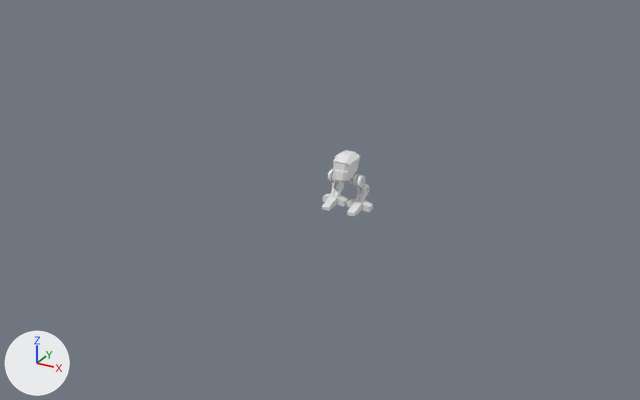
An edit to the Blender file blenderSkillBuilder-ModelingChallenges/mech-master.blend, drawn before and after from the same camera.
Camera for both pictures: a 50 mm lens placed at (33.8, -66.3, 29.2), pointed at (-1.2, -2.6, -2.7). Lighting does not change. The marker at lower left points along +X, +Y and +Z. The first picture is the older version.

The older version as bpy lines, for what is in view:
```python
ob_cube = bpy.data.objects.new('Cube', me_cube)
ob_cube.location = (0.0, 0.0, 0.0)
ob_cube_002 = bpy.data.objects.new('Cube.002', me_cube_002)
ob_cube_002.location = (1.28, 0.75, -2.01)
ob_cube_002.rotation_euler = (0.648, 0.0, 0.0)  # degrees (37, 0, 0)
ob_cube_002.scale = (0.105, 0.205, 0.738)
ob_cube_003 = bpy.data.objects.new('Cube.003', me_cube_003)
ob_cube_003.location = (1.28, 0.68, -3.18)
ob_cube_003.rotation_euler = (2.548, 0.0, 0.0)  # degrees (146, 0, 0)
ob_cube_003.scale = (1.0, 1.65, 1.43)
ob_cube_004 = bpy.data.objects.new('Cube.004', me_cube_004)
ob_cube_004.location = (1.29, -0.13, -4.02)
ob_cube_004.scale = (0.366, 0.366, 0.366)
ob_cube_005 = bpy.data.objects.new('Cube.005', me_cube_005)
ob_cube_005.location = (1.94, 0.52, -4.02)
ob_cube_005.rotation_euler = (0.0, 0.0, 1.571)  # degrees (0, 0, 90)
ob_cube_005.scale = (0.366, 0.366, 0.366)
ob_cube_006 = bpy.data.objects.new('Cube.006', me_cube_006)
ob_cube_006.location = (1.29, -0.87, -4.02)
ob_cube_006.scale = (0.366, 0.366, 0.366)
ob_cylinder = bpy.data.objects.new('Cylinder', me_cylinder)
ob_cylinder.location = (0.0, 0.24, -1.38)
ob_cylinder_001 = bpy.data.objects.new('Cylinder.001', me_cylinder_002)
ob_cylinder_001.location = (1.31, 1.12, -2.57)
```
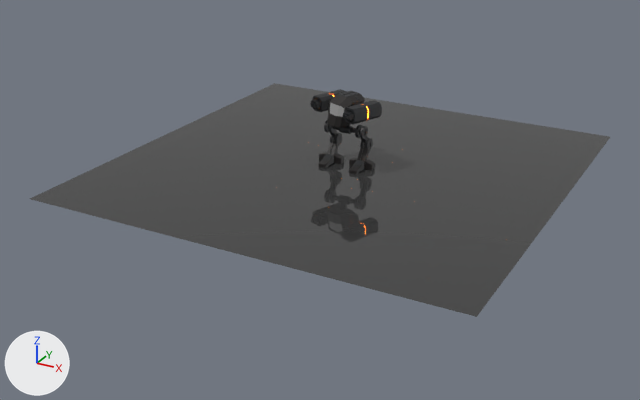
Location of each change, (x1, y1, x2, y2) in pixels of the pictures (640 x 400 px; the box of a moved part takes in the faces that stretch with it):
'Plane', added
    after: (30, 83, 610, 317)
'Cube', reshaped, moved, turned, rescaled
    before: (333, 150, 360, 181)
    after: (328, 91, 365, 128)
'Cube.007', added
    after: (310, 89, 382, 124)
'Cylinder', reshaped, moved (18% wider)
    before: (328, 169, 365, 188)
    after: (324, 119, 368, 139)
'Cube.005', reshaped, recoloured, moved (12% wider)
    before: (323, 193, 373, 212)
    after: (319, 152, 375, 170)
'Cube.003', reshaped, moved, recoloured
    before: (330, 186, 367, 203)
    after: (327, 139, 370, 164)
'Cylinder.001', reshaped, moved (16% wider, 12% taller)
    before: (332, 180, 369, 196)
    after: (330, 132, 373, 150)
'Cube.006', reshaped, recoloured, moved (16% wider)
    before: (322, 201, 358, 216)
    after: (319, 159, 361, 174)
'Cube.004', reshaped, moved (14% wider)
    before: (326, 196, 362, 213)
    after: (323, 154, 364, 172)
'Cube.002', reshaped, moved (not visible before)
    after: (330, 131, 368, 144)
part 1 of me_cube, built on
    before: (333, 151, 360, 181)
    after: (328, 94, 365, 128)
part 2 of me_cube, recoloured
    before: (333, 155, 355, 172)
    after: (328, 94, 354, 117)
part 3 of me_cube, recoloured
    before: (339, 150, 355, 157)
    after: (338, 91, 360, 97)
part 4 of me_cylinder, moved or reshaped
    before: (328, 169, 364, 188)
    after: (324, 119, 368, 139)
part 5 of me_cylinder, recoloured
    before: (328, 169, 365, 188)
    after: (329, 125, 365, 138)
part 6 of me_cylinder, recoloured
    before: (332, 172, 358, 187)

The change, as a list of edits to the scene's bpy script:
```text
Change me_cube:
    remove me_cube.from_pydata(...)  # 35 vertices, 29 faces; spans x 0.0..1.0, y -1.28..1.0, z -1.0..1.05
    add me_cube.from_pydata(...)  # 54 vertices, 47 faces; spans x 0.0..1.0, y -1.26..1.0, z -1.0..1.05
    me_cube part 1
    9 vertices are removed from x 0.0..1.0, y -1.28..1.0, z -1.0..0.7
    13 faces are deleted
    28 vertices are added at x 0.0..1.0, y -1.26..1.0, z -1.0..0.95
    5 new faces join them, mat_dark_blue (black #1e2023)
    26 new faces join them, mat_dark_brown (black #1e1b1a)
    me_cube part 2: 9 faces spanning x 0.0..1.0, y -1.14..1.0, z -0.22..1.0 switch from mat_material (white #e7e7e7) to mat_dark_brown (black #1e1b1a)
    me_cube part 3: 5 faces spanning x 0.0..0.5, y -0.27..1.0, z 1.0..1.05 switch from mat_material (white #e7e7e7) to mat_dark_blue (black #1e2023)
    add me_cube.materials.append(mat_glass)  # white #e7e7e7
Change me_cylinder:
    remove me_cylinder.from_pydata(...)  # 240 vertices, 221 faces; spans x 0.0..1.62, y -0.57..0.57, z -0.57..0.57
    add me_cylinder.from_pydata(...)  # 320 vertices, 301 faces; spans x 0.0..1.87, y -0.57..0.57, z -0.57..0.57
    me_cylinder part 4: 180 vertices moved from x 0.95..1.62, y -0.57..0.57, z -0.57..0.57 to x 0.82..1.77, y -0.57..0.57, z -0.57..0.57; 80 vertices added at x 1.64..1.87, y -0.57..0.57, z -0.57..0.57
    me_cylinder part 5: 181 faces spanning x 0.0..1.77, y -0.57..0.57, z -0.57..0.57 switch from no material to mat_dark_blue (black #1e2023)
    me_cylinder part 6: 20 faces spanning x 0.82..0.89, y -0.17..0.17, z -0.17..0.17 switch from no material to mat_dark_brown (black #1e1b1a)
Change me_cube_003:
    where me_cube_003.from_pydata(...)  # 16 vertices, 14 faces; spans x 0.0..0.355, y -0.141..0.141, z -0.472..0.472
    add me_cube_003.materials.append(mat_dark_brown)  # black #1e1b1a
Change me_cube_005:
    where me_cube_005.from_pydata(...)  # 8 vertices, 6 faces; spans x -1.0..1.0, y -1.27..0.73, z -0.37..1.63
    add me_cube_005.materials.append(mat_dark_brown)  # black #1e1b1a
Change me_cube_006:
    where me_cube_006.from_pydata(...)  # 8 vertices, 6 faces; spans x -1.0..1.0, y -1.27..0.73, z -0.37..1.0
    add me_cube_006.materials.append(mat_dark_brown)  # black #1e1b1a
Add me_plane:
    me_plane.from_pydata([(-1.0, -1.0, 0.0), (1.0, -1.0, 0.0), (-1.0, 1.0, 0.0), (1.0, 1.0, 0.0)], [], [(0, 1, 3, 2)])
    me_plane.materials.append(mat_floor_grey)  # dark grey #3b3b3b
Change ob_cube:
    ob_cube.location: (0.0, 0.0, 0.0) -> (0.03, -0.26, 5.33)
    ob_cube.rotation_euler: (0.0, 0.0, 0.0) -> (0.0, 0.0, -0.374)  # degrees (0, 0, 0) -> degrees (0, 0, -21)
    ob_cube.scale: (1.0, 1.0, 1.0) -> (1.27, 1.27, 1.27)
Change ob_cylinder:
    ob_cylinder.location: (0.0, 0.24, -1.38) -> (0.0, 0.04, 3.41)
Change ob_cube_002:
    ob_cube_002.location: (1.28, 0.75, -2.01) -> (1.54, 0.62, 2.65)
Change ob_cylinder_001:
    ob_cylinder_001.location: (1.31, 1.12, -2.57) -> (1.56, 1.12, 1.92)
Change ob_cube_003:
    ob_cube_003.location: (1.28, 0.68, -3.18) -> (1.54, 0.52, 1.06)
Change ob_cube_004:
    ob_cube_004.location: (1.29, -0.13, -4.02) -> (1.54, -0.31, 0.16)
Change ob_cube_005:
    ob_cube_005.location: (1.94, 0.52, -4.02) -> (2.19, 0.27, 0.16)
Change ob_cube_006:
    ob_cube_006.location: (1.29, -0.87, -4.02) -> (1.54, -1.05, 0.16)
Add ob_plane:
    ob_plane = bpy.data.objects.new('Plane', me_plane)
    ob_plane.location = (0.0, 0.0, 0.0)
    ob_plane.scale = (19.2, 19.2, 19.2)
Add ob_cube_007:
    ob_cube_007 = bpy.data.objects.new('Cube.007', me_cube_007)  # 112 vertices, 106 faces; spans x -1.0..1.0, y -1.4..1.0, z -1.0..1.0; in mat_dark_blue (black #1e2023), mat_emission (white #e7e7e7, glowing orange #ff6f00); modifiers MIRROR
    ob_cube_007.location = (2.11, -0.89, 5.55)
    ob_cube_007.rotation_euler = (0.0, 0.0, -0.374)  # degrees (0, 0, -21)
    ob_cube_007.scale = (0.664, 1.54, 0.664)
```
